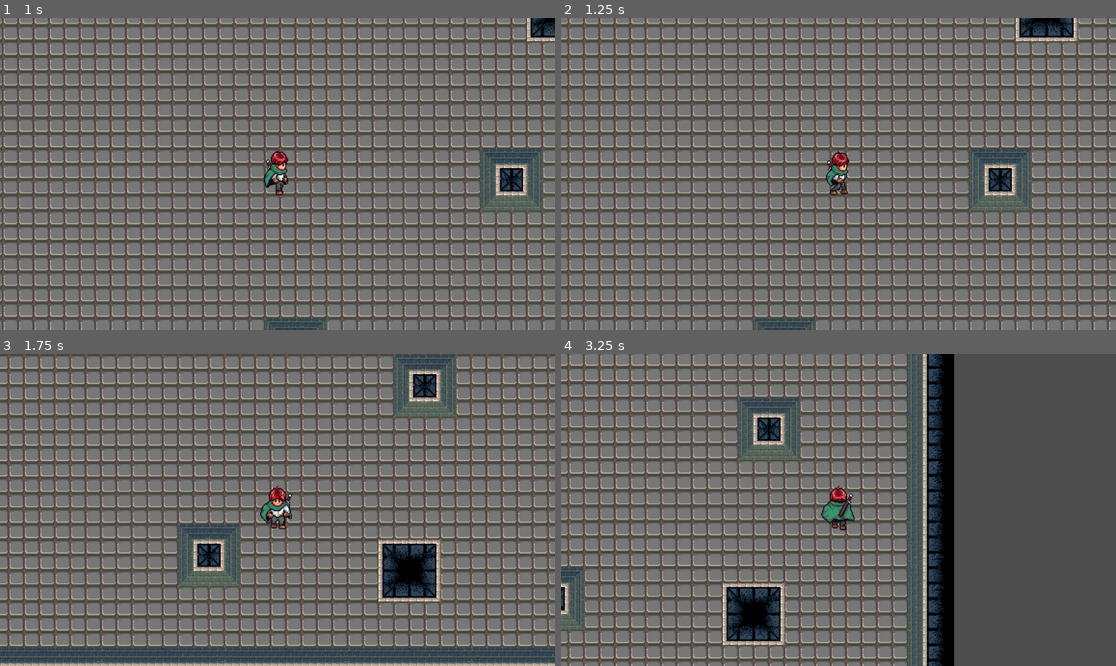
Above: before the commit, frames 1-4 (two rows, left to right).
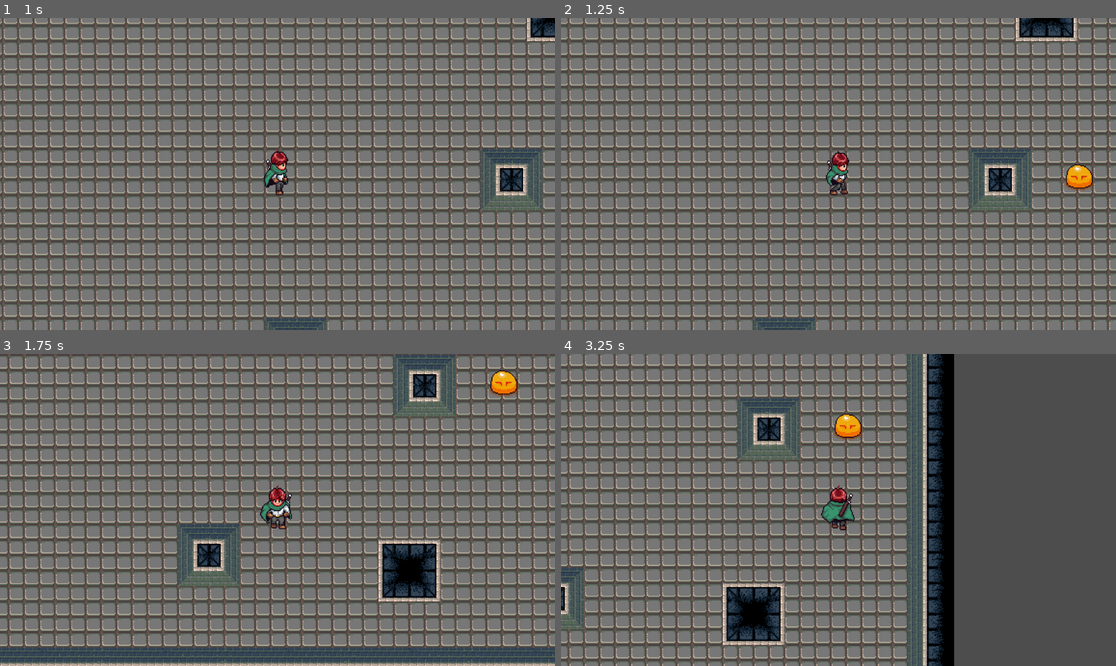
Above: after the commit, the same moments.

Repository: UltimaAngel/Video-Game-Project-1
Game: Godot game, scene res://game/scenes/game.tscn
Two runs of this game, one before a commit and one after it. Both use one fixed random seed, a clock stepped at 60 frames per second and the inputs below.
Inputs:
- Up to frame 1 (1 s): tap Enter at 0.5 s; hold D (right) from 0.53 s (still down); tap I at 0.6 s
- Up to frame 2 (1.25 s): keep holding D (right)
- Up to frame 3 (1.75 s): release D (right) at 1.28 s; hold S (down) from 1.28 s (still down); tap I at 1.35 s
- Up to frame 4 (3.25 s): release S (down) at 2.03 s; hold D (right) 2.03-2.78 s; tap I at 2.1, 2.85 s; hold W (up) from 2.78 s (still down)

Frame 1 is identical in both runs. In frame 2, 0.3% of the frame differs, in the area x 90-96%, y 46-56%; in frame 3, 0.3%, in the area x 88-94%, y 5-14%; in frame 4, 0.3%.

Commit message:
Create First Enemy Scene
A basic scene has been created for the first enemy, including its
sprite, health and hitbox components, and animation player. Animations
for its idle frames have also been added.

Diff:
--- /dev/null
+++ b/entities/enemies/slime/scenes/slime.tscn
@@ -0,0 +1,162 @@
+[gd_scene load_steps=11 format=3 uid="uid://canu8q4nsyg2a"]
+
+[ext_resource type="Texture2D" uid="uid://mklv7yqx13jf" path="res://entities/enemies/slime/assets/slime.png" id="1_2mbw8"]
+[ext_resource type="Texture2D" uid="uid://dxrcvufr5s2w2" path="res://entities/assets/Shadow.png" id="1_ncw7u"]
+[ext_resource type="PackedScene" uid="uid://bdu6v3fhcn53g" path="res://components/health_component/health_component.tscn" id="2_co1cg"]
+[ext_resource type="PackedScene" uid="uid://cxnwhytyj6sg6" path="res://components/hitbox_component/hitbox_component.tscn" id="3_natf5"]
+
+[sub_resource type="CapsuleShape2D" id="CapsuleShape2D_umckf"]
+radius = 5.0
+height = 20.0
+
+[sub_resource type="Animation" id="Animation_ncw7u"]
+resource_name = "idle_down"
+length = 0.4
+loop_mode = 2
+tracks/0/type = "value"
+tracks/0/imported = false
+tracks/0/enabled = true
+tracks/0/path = NodePath("Sprite2D:frame")
+tracks/0/interp = 1
+tracks/0/loop_wrap = true
+tracks/0/keys = {
+"times": PackedFloat32Array(0, 0.2, 0.4),
+"transitions": PackedFloat32Array(1, 1, 1),
+"update": 1,
+"values": [0, 1, 2]
+}
+tracks/1/type = "value"
+tracks/1/imported = false
+tracks/1/enabled = true
+tracks/1/path = NodePath("Sprite2D:position")
+tracks/1/interp = 1
+tracks/1/loop_wrap = true
+tracks/1/keys = {
+"times": PackedFloat32Array(0),
+"transitions": PackedFloat32Array(1),
+"update": 0,
+"values": [Vector2(0, -19)]
+}
+
+[sub_resource type="Animation" id="Animation_umckf"]
+length = 0.001
+tracks/0/type = "value"
+tracks/0/imported = false
+tracks/0/enabled = true
+tracks/0/path = NodePath("Sprite2D:frame")
+tracks/0/interp = 1
+tracks/0/loop_wrap = true
+tracks/0/keys = {
+"times": PackedFloat32Array(0),
+"transitions": PackedFloat32Array(1),
+"update": 1,
+"values": [0]
+}
+tracks/1/type = "value"
+tracks/1/imported = false
+tracks/1/enabled = true
+tracks/1/path = NodePath("Sprite2D:position")
+tracks/1/interp = 1
+tracks/1/loop_wrap = true
+tracks/1/keys = {
+"times": PackedFloat32Array(0),
+"transitions": PackedFloat32Array(1),
+"update": 0,
+"values": [Vector2(0, -19)]
+}
+
+[sub_resource type="Animation" id="Animation_fbeu0"]
+resource_name = "idle_up"
+length = 0.4
+loop_mode = 2
+tracks/0/type = "value"
+tracks/0/imported = false
+tracks/0/enabled = true
+tracks/0/path = NodePath("Sprite2D:frame")
+tracks/0/interp = 1
+tracks/0/loop_wrap = true
+tracks/0/keys = {
+"times": PackedFloat32Array(0, 0.2, 0.4),
+"transitions": PackedFloat32Array(1, 1, 1),
+"update": 1,
+"values": [3, 4, 5]
+}
+tracks/1/type = "value"
+tracks/1/imported = false
+tracks/1/enabled = true
+tracks/1/path = NodePath("Sprite2D:position")
+tracks/1/interp = 1
+tracks/1/loop_wrap = true
+tracks/1/keys = {
+"times": PackedFloat32Array(0),
+"transitions": PackedFloat32Array(1),
+"update": 0,
+"values": [Vector2(0, -19)]
+}
+
+[sub_resource type="Animation" id="Animation_34c77"]
+resource_name = "idle_side"
+length = 0.4
+loop_mode = 2
+tracks/0/type = "value"
+tracks/0/imported = false
+tracks/0/enabled = true
+tracks/0/path = NodePath("Sprite2D:frame")
+tracks/0/interp = 1
+tracks/0/loop_wrap = true
+tracks/0/keys = {
+"times": PackedFloat32Array(0, 0.2, 0.4),
+"transitions": PackedFloat32Array(1, 1, 1),
+"update": 1,
+"values": [6, 7, 8]
+}
+tracks/1/type = "value"
+tracks/1/imported = false
+tracks/1/enabled = true
+tracks/1/path = NodePath("Sprite2D:position")
+tracks/1/interp = 1
+tracks/1/loop_wrap = true
+tracks/1/keys = {
+"times": PackedFloat32Array(0),
+"transitions": PackedFloat32Array(1),
+"update": 0,
+"values": [Vector2(0, -19)]
+}
+
+[sub_resource type="AnimationLibrary" id="AnimationLibrary_6xq2y"]
+_data = {
+&"RESET": SubResource("Animation_umckf"),
+&"idle_down": SubResource("Animation_ncw7u"),
+&"idle_side": SubResource("Animation_34c77"),
+&"idle_up": SubResource("Animation_fbeu0")
+}
+
+[node name="Slime" type="CharacterBody2D"]
+collision_layer = 256
+collision_mask = 16
+
+[node name="ShadowSprite2D" type="Sprite2D" parent="."]
+modulate = Color(0.5411765, 0.21176471, 0, 1)
+texture = ExtResource("1_ncw7u")
+
+[node name="Sprite2D" type="Sprite2D" parent="."]
+position = Vector2(0, -19)
+texture = ExtResource("1_2mbw8")
+hframes = 16
+vframes = 2
+
+[node name="HealthComponent" parent="." instance=ExtResource("2_co1cg")]
+
+[node name="CollisionShape2D" type="CollisionShape2D" parent="."]
+rotation = 1.5707964
+shape = SubResource("CapsuleShape2D_umckf")
+
+[node name="HitboxComponent" parent="." instance=ExtResource("3_natf5")]
+collision_mask = 4
+
+[node name="CollisionShape2D" type="CollisionShape2D" parent="HitboxComponent"]
+
+[node name="AnimationPlayer" type="AnimationPlayer" parent="."]
+libraries = {
+&"": SubResource("AnimationLibrary_6xq2y")
+}
--- a/characters/player/scenes/player.tscn
+++ b/entities/player/scenes/player.tscn
@@ -1,7 +1,7 @@
 [gd_scene load_steps=15 format=3 uid="uid://bo0pwsa6hw5ue"]
 
-[ext_resource type="Script" uid="uid://b6fbiyjuwntgn" path="res://characters/player/scripts/player.gd" id="1_cvnsp"]
-[ext_resource type="Texture2D" uid="uid://ceibfuodxat68" path="res://characters/player/assets/player_sprite02.png" id="2_cvnsp"]
+[ext_resource type="Script" uid="uid://b6fbiyjuwntgn" path="res://entities/player/scripts/player.gd" id="1_cvnsp"]
+[ext_resource type="Texture2D" uid="uid://ceibfuodxat68" path="res://entities/player/assets/player_sprite02.png" id="2_cvnsp"]
 [ext_resource type="PackedScene" uid="uid://bdu6v3fhcn53g" path="res://components/health_component/health_component.tscn" id="3_41mm0"]
 [ext_resource type="PackedScene" uid="uid://cxnwhytyj6sg6" path="res://components/hitbox_component/hitbox_component.tscn" id="4_2pynv"]
 
--- a/game/scenes/game.tscn
+++ b/game/scenes/game.tscn
@@ -1,7 +1,8 @@
-[gd_scene load_steps=3 format=3 uid="uid://4pqund3nukl7"]
+[gd_scene load_steps=4 format=3 uid="uid://4pqund3nukl7"]
 
-[ext_resource type="PackedScene" uid="uid://bo0pwsa6hw5ue" path="res://characters/player/scenes/player.tscn" id="1_7aouk"]
+[ext_resource type="PackedScene" uid="uid://bo0pwsa6hw5ue" path="res://entities/player/scenes/player.tscn" id="1_7aouk"]
 [ext_resource type="PackedScene" uid="uid://clc62kh1t0g6n" path="res://dungeon/map_01.tscn" id="3_vv3et"]
+[ext_resource type="PackedScene" uid="uid://canu8q4nsyg2a" path="res://entities/enemies/slime/scenes/slime.tscn" id="3_wowgv"]
 
 [node name="Game" type="Node2D"]
 
@@ -12,3 +13,6 @@
 zoom = Vector2(2, 2)
 
 [node name="Map-01" parent="." instance=ExtResource("3_vv3et")]
+
+[node name="Slime" parent="." instance=ExtResource("3_wowgv")]
+position = Vector2(1042, 324)
--- a/project.godot
+++ b/project.godot
@@ -62,10 +62,11 @@
 
 [layer_names]
 
-2d_physics/layer_1="Characters"
+2d_physics/layer_1="Player"
 2d_physics/layer_2="Objects"
 2d_physics/layer_3="Melee Attacks"
 2d_physics/layer_5="Walls"
+2d_physics/layer_9="Enemy"
 
 [rendering]
 
Binary file added: entities/assets/Shadow.png
Not shown, added: entities/assets/Shadow.png.import
Binary file added: entities/enemies/slime/assets/slime.png
Not shown, added: entities/enemies/slime/assets/slime.png.import
Renamed: characters/player/assets/player_sprite02.png -> entities/player/assets/player_sprite02.png
Not shown, changed: entities/player/assets/player_sprite02.png.import
Renamed: characters/player/scripts/player.gd -> entities/player/scripts/player.gd
Renamed: characters/player/scripts/player.gd.uid -> entities/player/scripts/player.gd.uid
